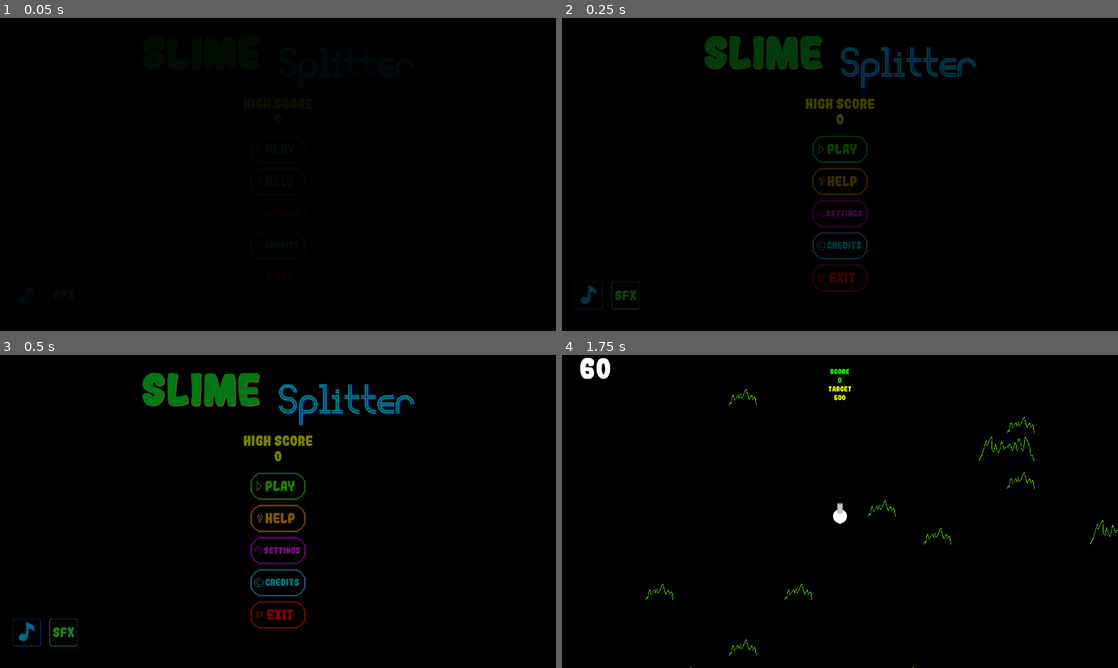
Above: before the commit, frames 1-4 (two rows, left to right).
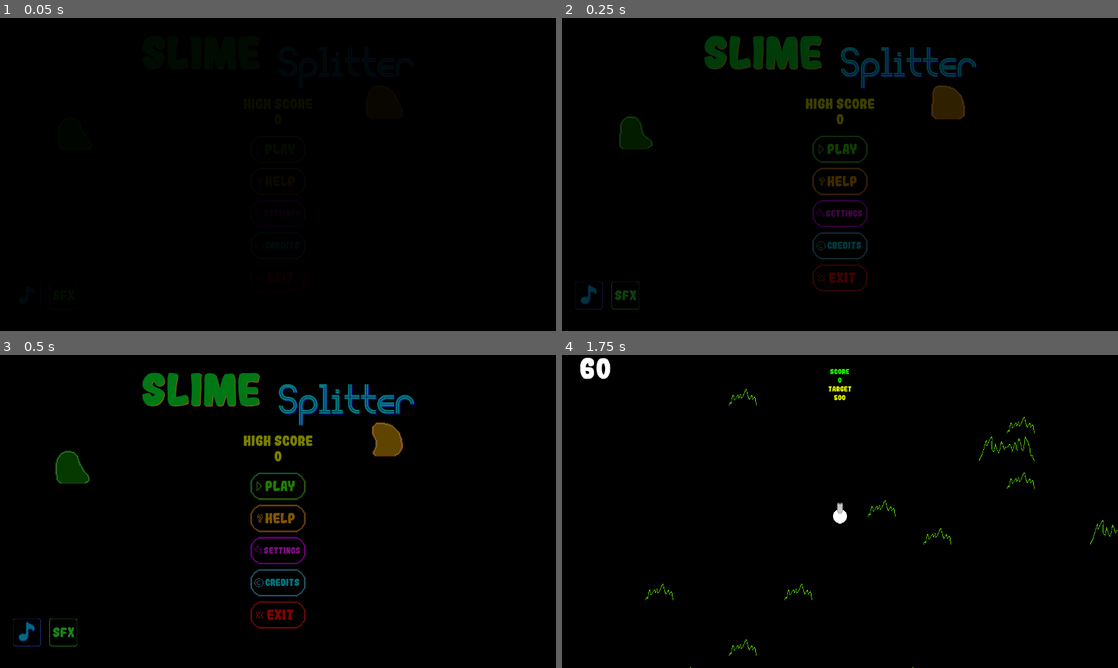
Above: after the commit, the same moments.

Repository: Insta-x/slime-splitter-game
Game: Godot game, scene res://Menu/Menu.tscn
Two runs of this game, one before a commit and one after it. Both use one fixed random seed, a clock stepped at 60 frames per second and the inputs below.
Inputs:
- Up to frame 1 (0.05 s): no input
- Up to frame 2 (0.25 s): no input
- Up to frame 3 (0.5 s): no input
- Up to frame 4 (1.75 s): click "Play" at 0.5 s; click "Play" at 1.25 s

The runs differ from the first frame. In frame 2, 1.1% of the frame differs, in the area x 10-73%, y 21-42%; in frame 3, 1.0%; in frame 4, nothing differs.

Commit message:
Randomize MenuSlime and MenuDashSlime starting position to 720p range

Diff:
--- a/Menu/Menu.gd
+++ b/Menu/Menu.gd
@@ -23,6 +23,12 @@
 	# User settings
 	GlobalKeybind.load_key()
 
+	# Randomize MenuSlime
+	randomize()
+	$MenuSlime.global_position = Vector2(rand_range(0, 1280), rand_range(0, 720))
+	$MenuDashSlime.global_position = Vector2(rand_range(0, 1280), rand_range(0, 720))
+
+	# ScreenFader
 	ScreenFader.fade_in(1)
 	yield(ScreenFader, "animation_finished")
 
--- a/Menu/Menu.tscn
+++ b/Menu/Menu.tscn
@@ -19,10 +19,8 @@
 }
 
 [node name="MenuSlime" parent="." instance=ExtResource( 6 )]
-position = Vector2( -84.1322, 107.943 )
 
 [node name="MenuDashSlime" parent="." instance=ExtResource( 8 )]
-position = Vector2( 214.299, -42.8598 )
 
 [node name="MainMenu" parent="." instance=ExtResource( 2 )]
 
